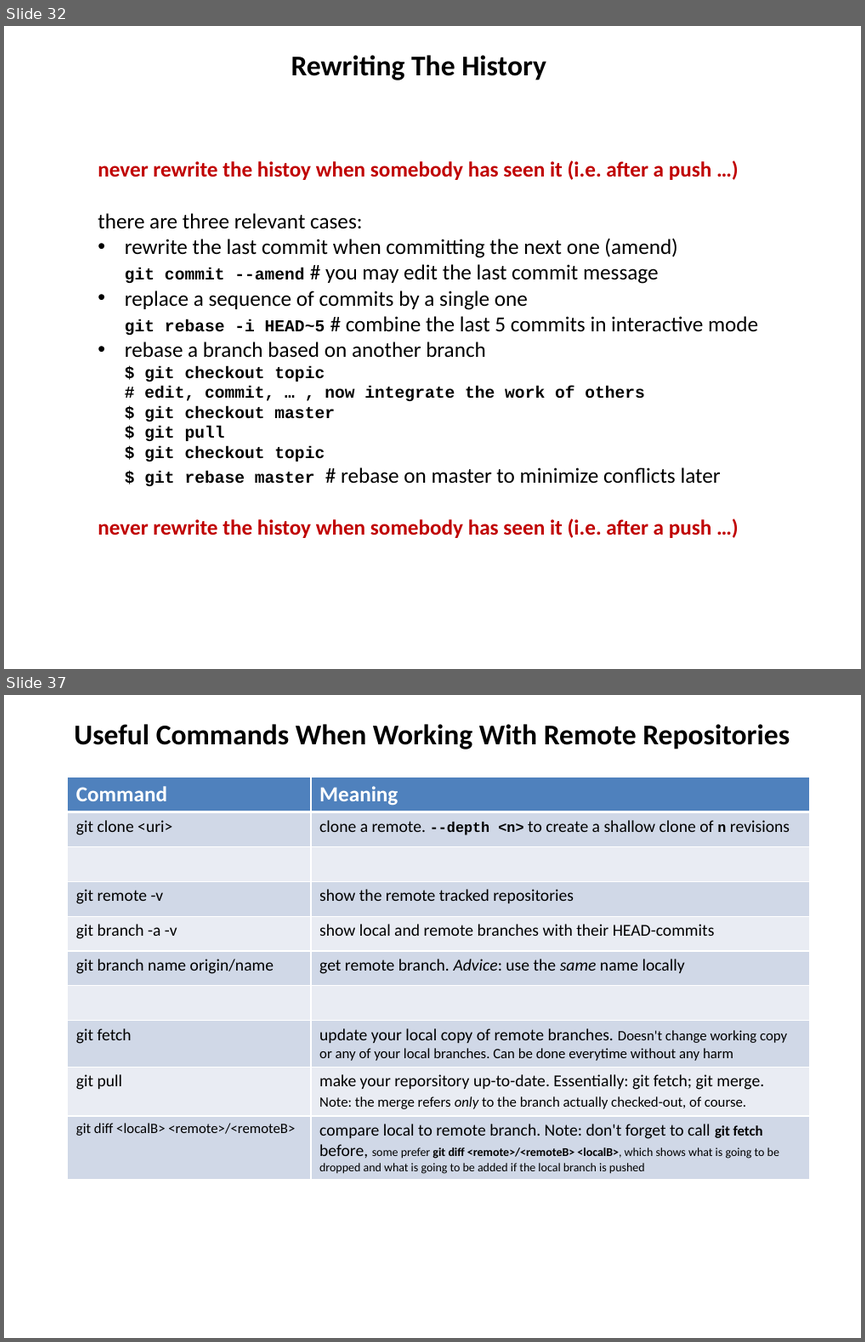
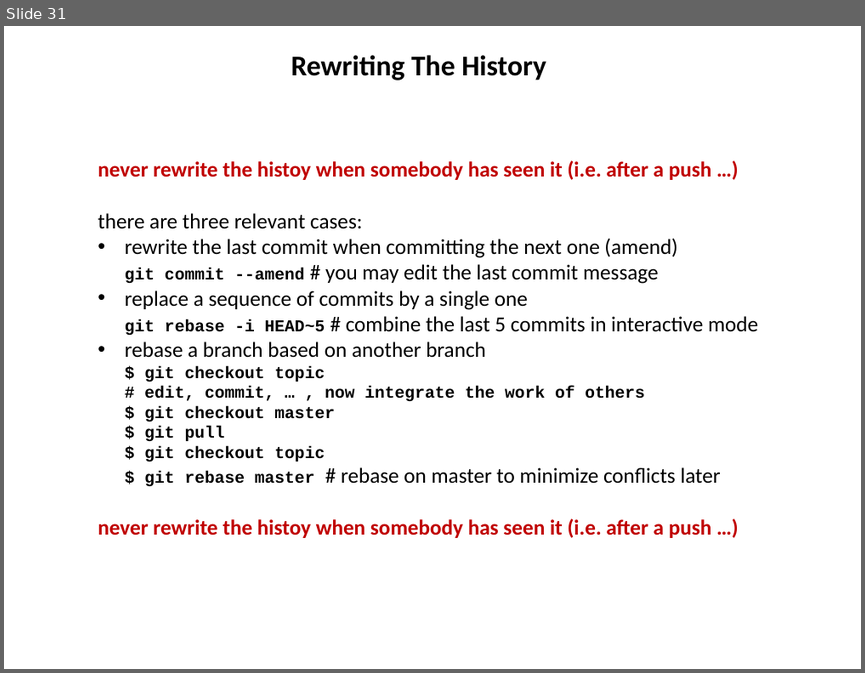
Before and after one commit to hanbei/git_tutorial, a slide deck: architektur.pptx. Shown one above the other, each under a label of ours: slides 32 and 37 before the commit, slide 31 after it; the slides between them are not shown. The pictures are 865x1342 and 865x673 pixels, drawn with LibreOffice and Linux fonts; fonts in the diff are those of the drawing. Boxes give left, top, right and bottom in pixels: in the first picture for what was removed or moved away, otherwise in the second. Text is boxed around its words. In the diff, an @@ line names an element or a change of style, - is before the commit and + after.

```diff
--- a/architektur.pptx
+++ b/architektur.pptx
@@ slide 37 removed at (4,695,861,1338), background #FFFFFF @@
@@ title removed at (74,724,789,749) @@
-Useful Commands When Working With Remote Repositories
@@ table removed at (68,777,810,1178), 10 rows, 2 columns @@
-Command | Meaning
-git clone <uri> | clone a remote. --depth <n> to create a shallow clone of n revisions
- | 
-git remote -v | show the remote tracked repositories
-git branch -a -v | show local and remote branches with their HEAD-commits
-git branch name origin/name | get remote branch. Advice: use the same name locally
- | 
-git fetch | update your local copy of remote branches. Doesn't change working copy or any of your local branches. Can be done everytime without any harm
-git pull | make your reporsitory up-to-date. Essentially: git fetch; git merge. Note: the merge refers only to the branch actually checked-out, of course.
-git diff <localB> <remote>/<remoteB> | compare local to remote branch. Note: don't forget to call git fetch before, some prefer git diff <remote>/<remoteB> <localB>, which shows what is going to be dropped and what is going to be added if the local branch is pushed
@@ what was slide 32 is now slide 31 @@
```
Also in this commit, not shown: 9 slides changed, 6 other slides removed.
